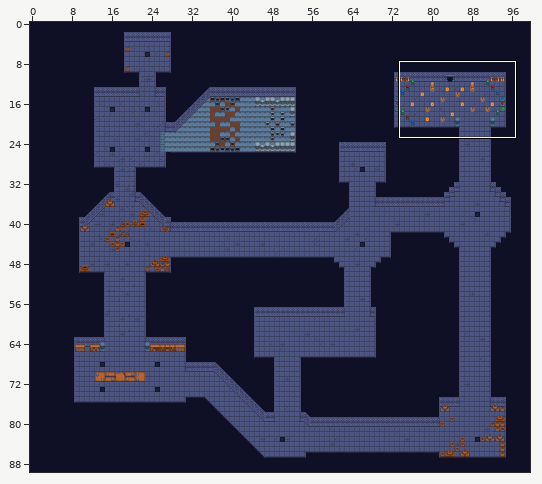
Level history. Tiled map: 2DGame/resources/level1.tmx. The picture above shows the old version from afar; the outline marks the close-up.
Close-up. Before:
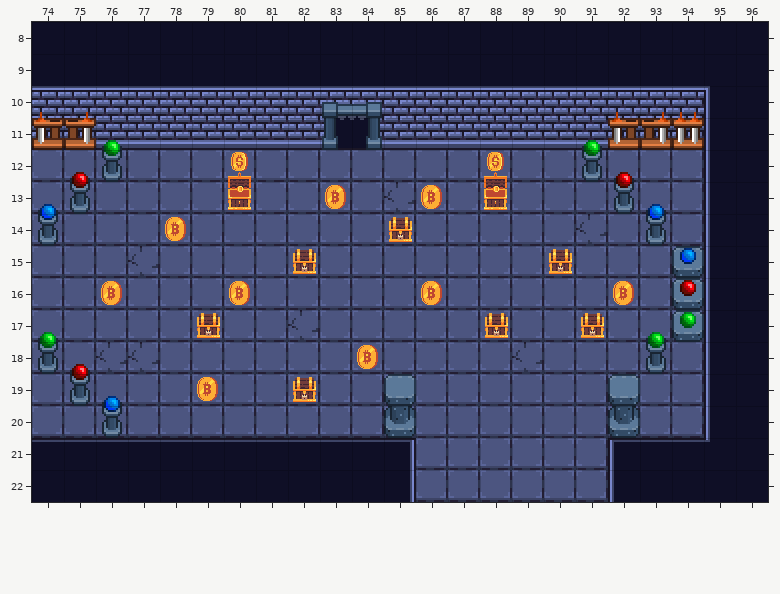
Cells are 32x32 px. Shown: x 74..96, y 8..22.
After the commit:
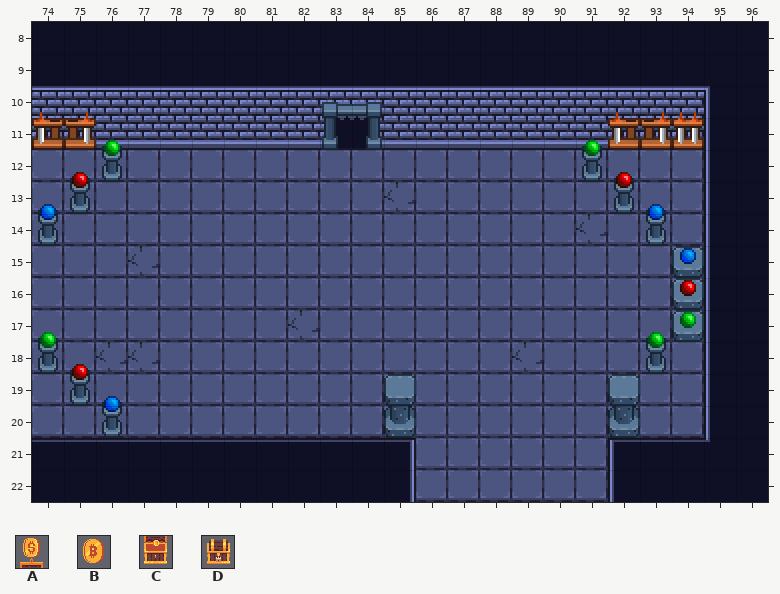
Key: from "MegaPixelArt32x32pxIcons_Sprit": A 0, B 1, C 14, D 15.
_ is an empty cell.
Message: Fixed map background, removed treasure in first level.
Diff:
Layer "treasure":
Tile A is removed in row 12 at x 80 and 88.
Tile B is removed in row 13 at x 83 and 86; in row 14 at x 78; in row 16 at x 76, 80, 86 and 92; in row 18 at x 84; in row 19 at x 79.
Tile C is removed in row 13 at x 80 and 88.
Tile D is removed in row 14 at x 85; in row 15 at x 82 and 90; in row 17 at x 79, 88 and 91; in row 19 at x 82.
